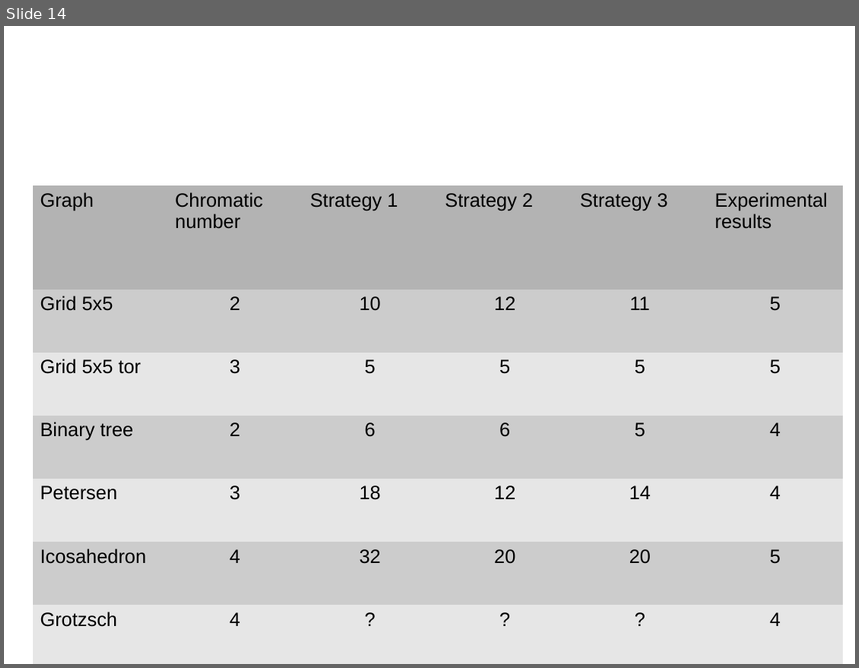
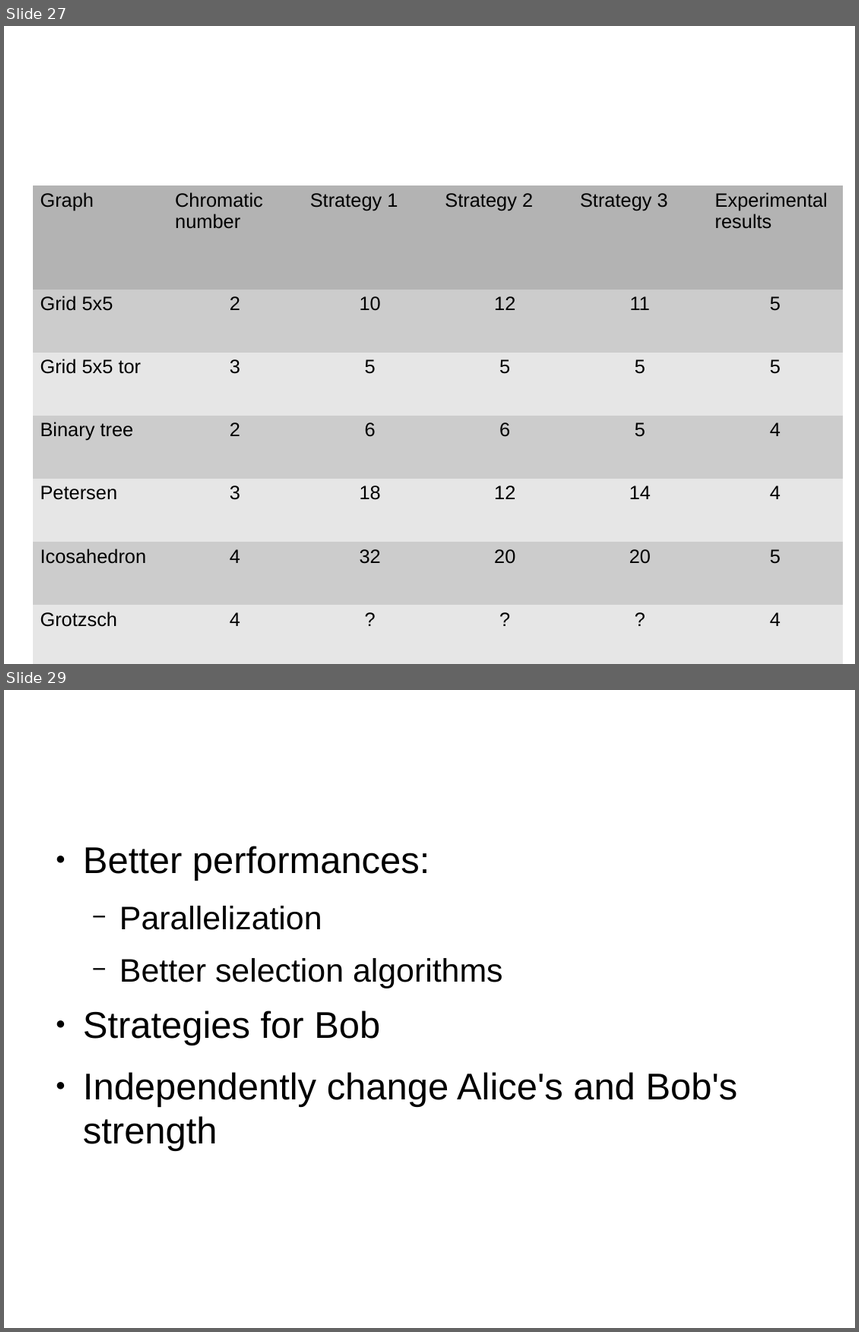
Before and after one commit to AlexPerrot/map-coloring, a slide deck: map-coloring.odp. Shown one above the other, each under a label of ours: slide 14 before the commit, slides 27 and 29 after it; the slides between them are not shown. The pictures are 859x668 and 859x1332 pixels, drawn with LibreOffice and Linux fonts; fonts in the diff are those of the drawing; background and template pictures are left out. Boxes give left, top, right and bottom in pixels: in the first picture for what was removed or moved away, otherwise in the second. Text is boxed around its words. In the diff, an @@ line names an element or a change of style, - is before the commit and + after.

```diff
--- a/map-coloring.odp
+++ b/map-coloring.odp
@@ slide 29 added at bbox=[4, 690, 855, 1328], background #FFFFFF @@
@@ title added at bbox=[47, 716, 648, 822], 44.8 pt, text #FFFFFF @@
+Prospect
@@ text added at bbox=[83, 846, 738, 1151], 34.7 pt, text #000000 @@
+● Better performances:
+  − Parallelization
+  − Better selection algorithms
+● Strategies for Bob
+● Independently change Alice's and Bob's strength
@@ what was slide 14 is now slide 27 @@
```
Also in this commit, not shown: 3 slides changed, 14 other slides added, 1 slide removed, 1 other file.
